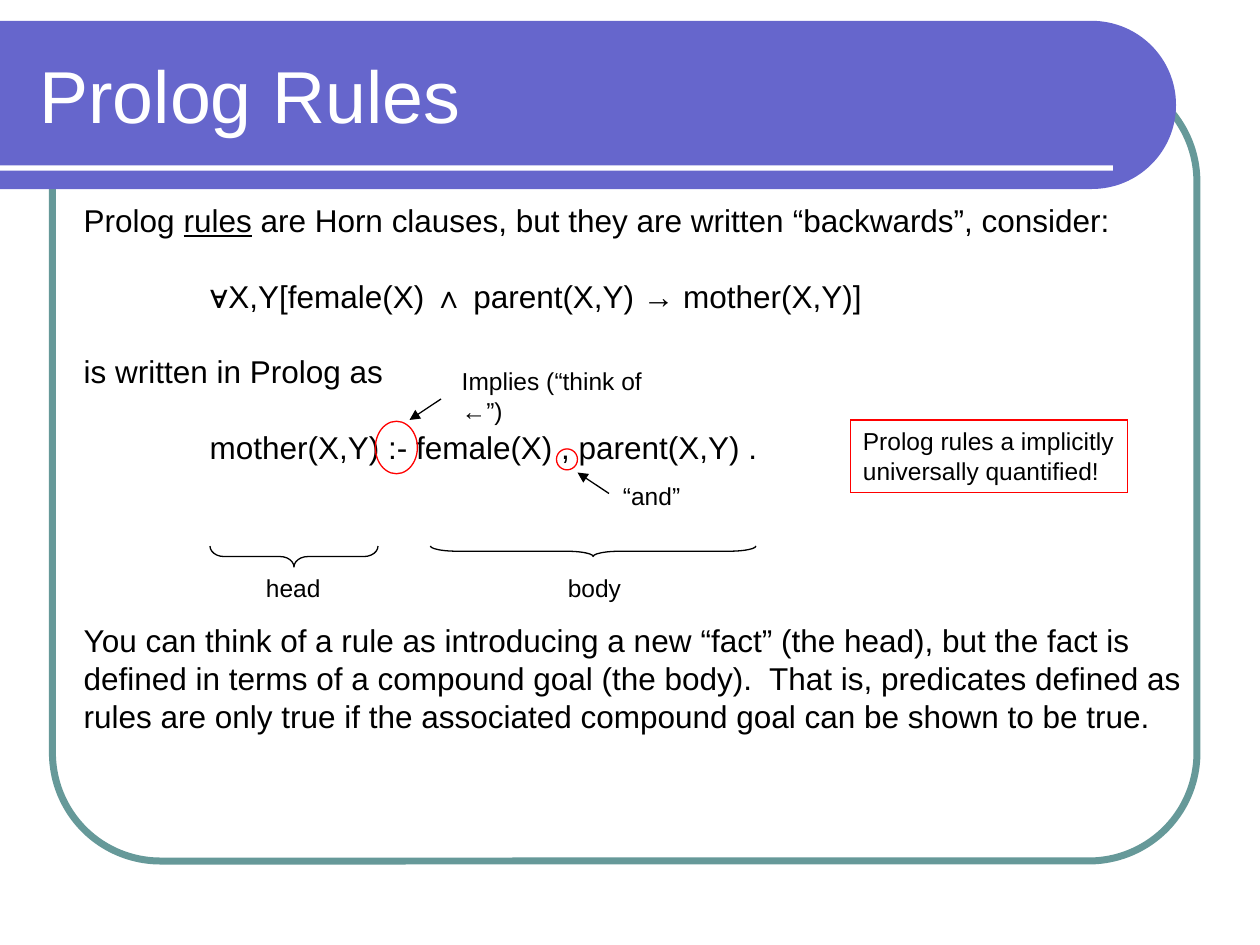
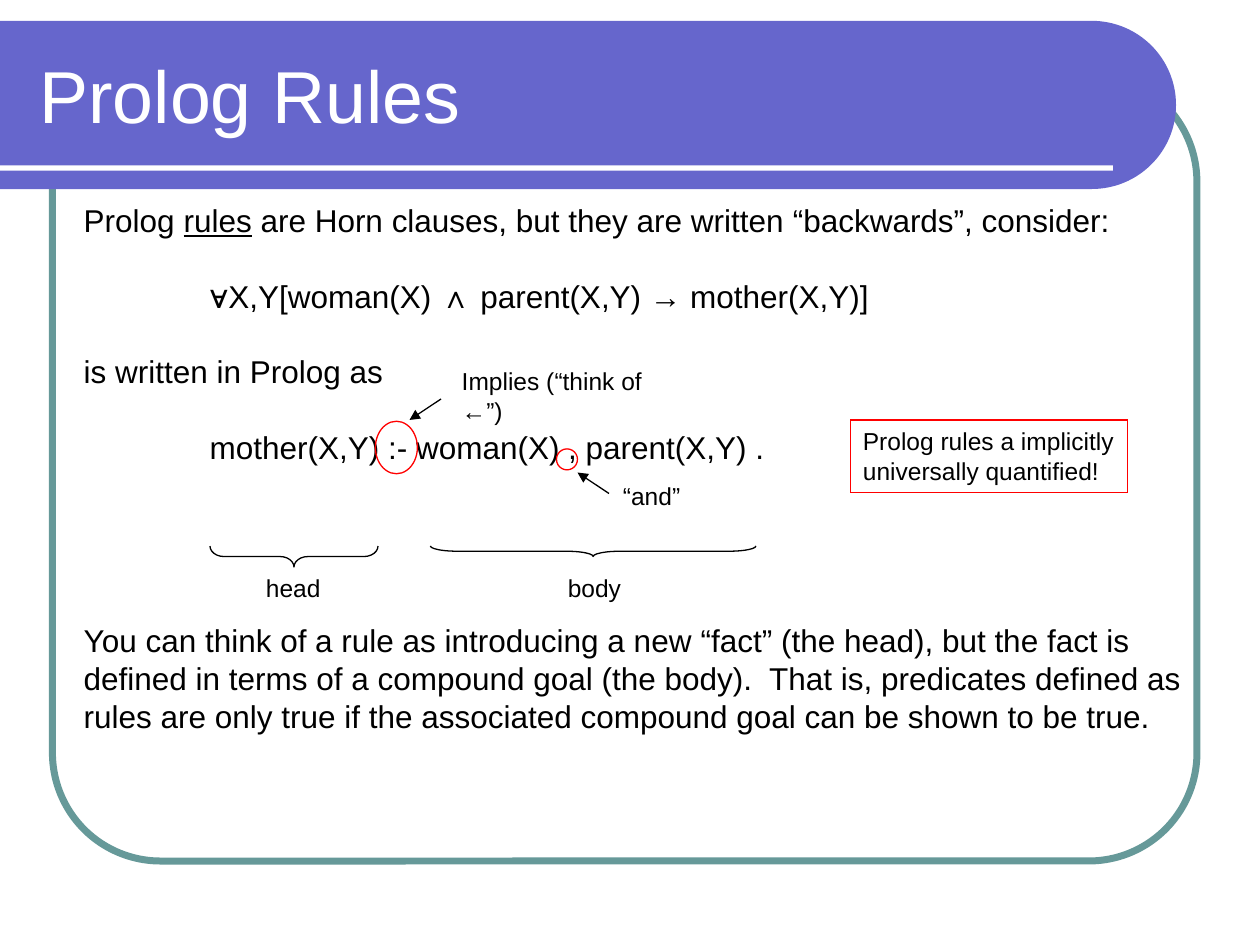
Before and after one commit to lutzhamel/phl-prolog, a slide deck: slide 18 of philosophy-prolog.pptx. Drawn at 1260x945 pixels with LibreOffice and Linux fonts; fonts in the diff are those of the drawing. Boxes give left, top, right and bottom in pixels: in the first picture for what was removed or moved away, otherwise in the second. Text is boxed around its words. In the diff, an @@ line names an element or a change of style, - is before the commit and + after.

```diff
--- a/philosophy-prolog.pptx
+++ b/philosophy-prolog.pptx
@@ text at bbox=[228, 285, 868, 314]: text changed @@
-∀X,Y[female(X) ∧ parent(X,Y) → mother(X,Y)]
+∀X,Y[woman(X) ∧ parent(X,Y) → mother(X,Y)]
@@ text at bbox=[210, 434, 747, 465]: text changed @@
-mother(X,Y) :- female(X) , parent(X,Y) .
+mother(X,Y) :- woman(X) , parent(X,Y) .
```
Also in this commit, not shown: 6 other slides changed, 4 other files.
